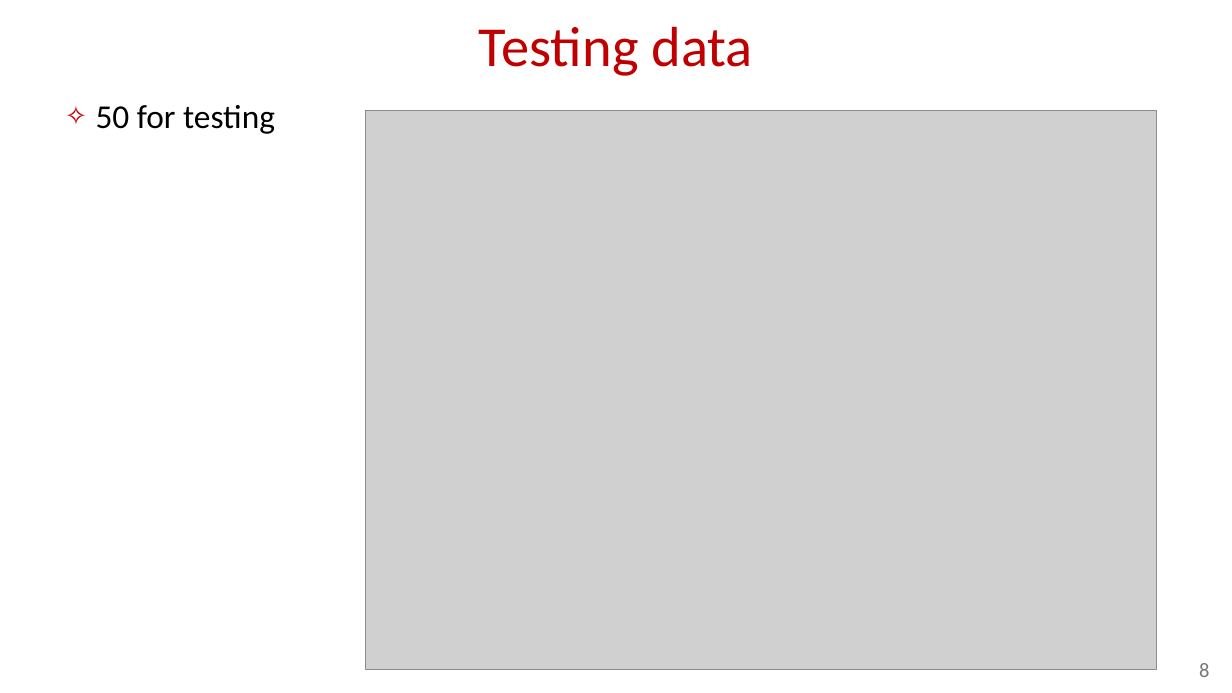
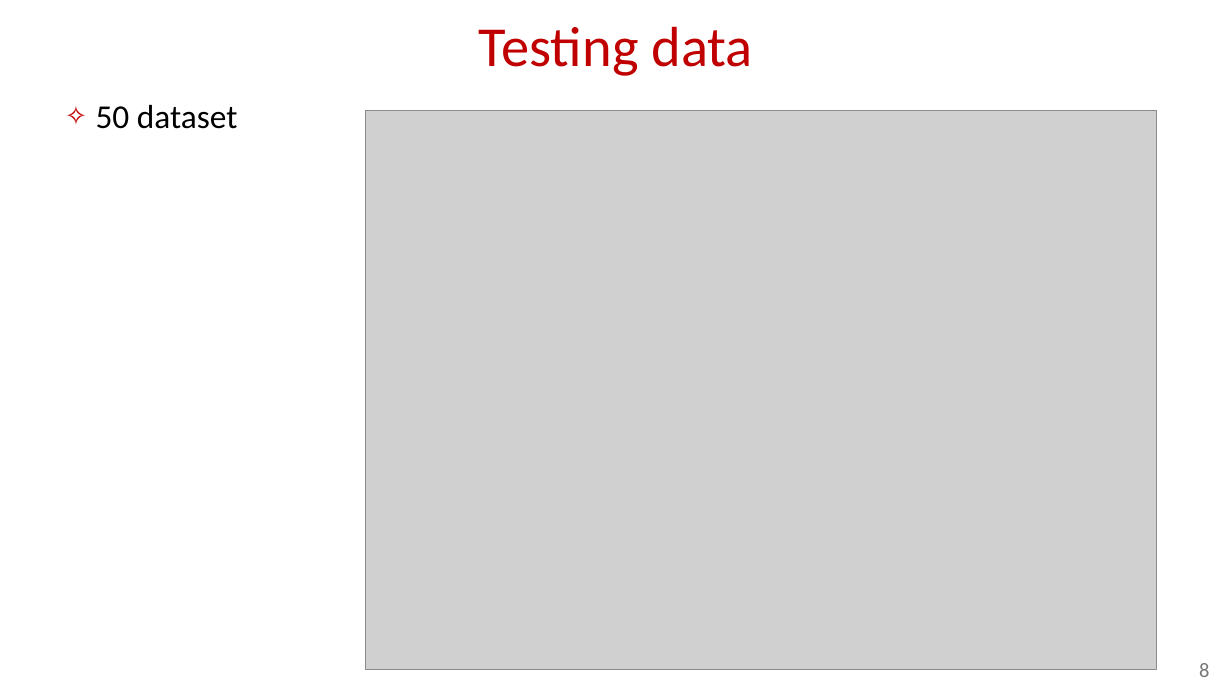
Before and after one commit to sy-nguyen-van/Deep_Learning_Sy, a slide deck: slide 8 of Sy_Unet_CNN.pptx. Drawn at 1232x693 pixels with LibreOffice and Linux fonts; fonts in the diff are those of the drawing; grey boxes stand for pictures. Boxes give left, top, right and bottom in pixels: in the first picture for what was removed or moved away, otherwise in the second. Text is boxed around its words. In the diff, an @@ line names an element or a change of style, - is before the commit and + after.

```diff
--- a/Sy_Unet_CNN.pptx
+++ b/Sy_Unet_CNN.pptx
@@ text at [96,105,238,129]: text changed @@
-✧ 50 for testing
+✧ 50 dataset
```
Also in this commit, not shown: 5 other slides changed, 7 other files.
